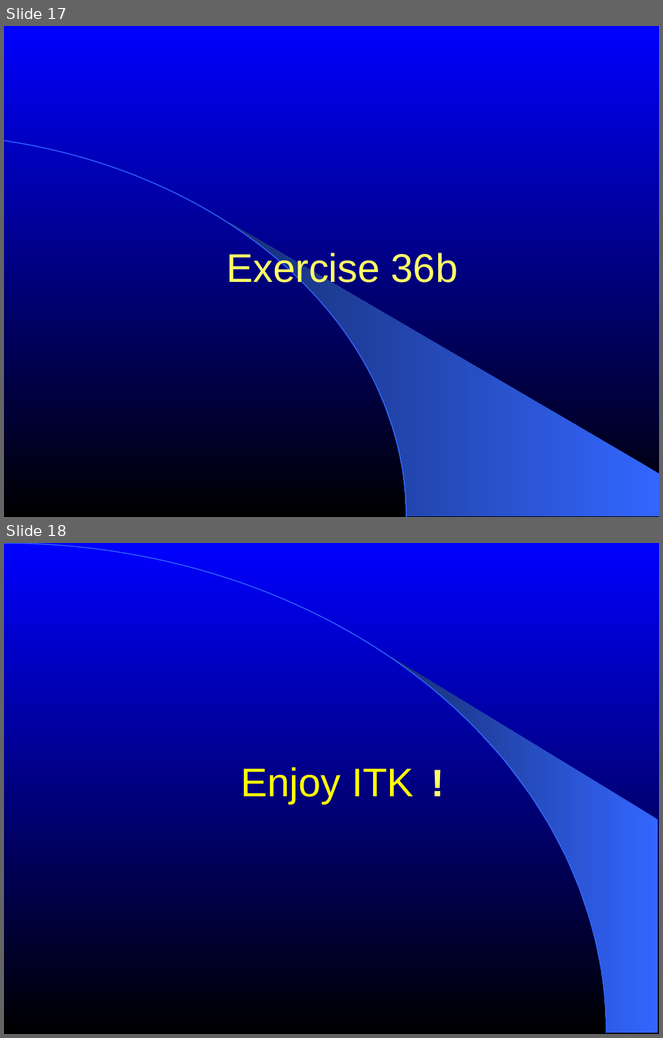
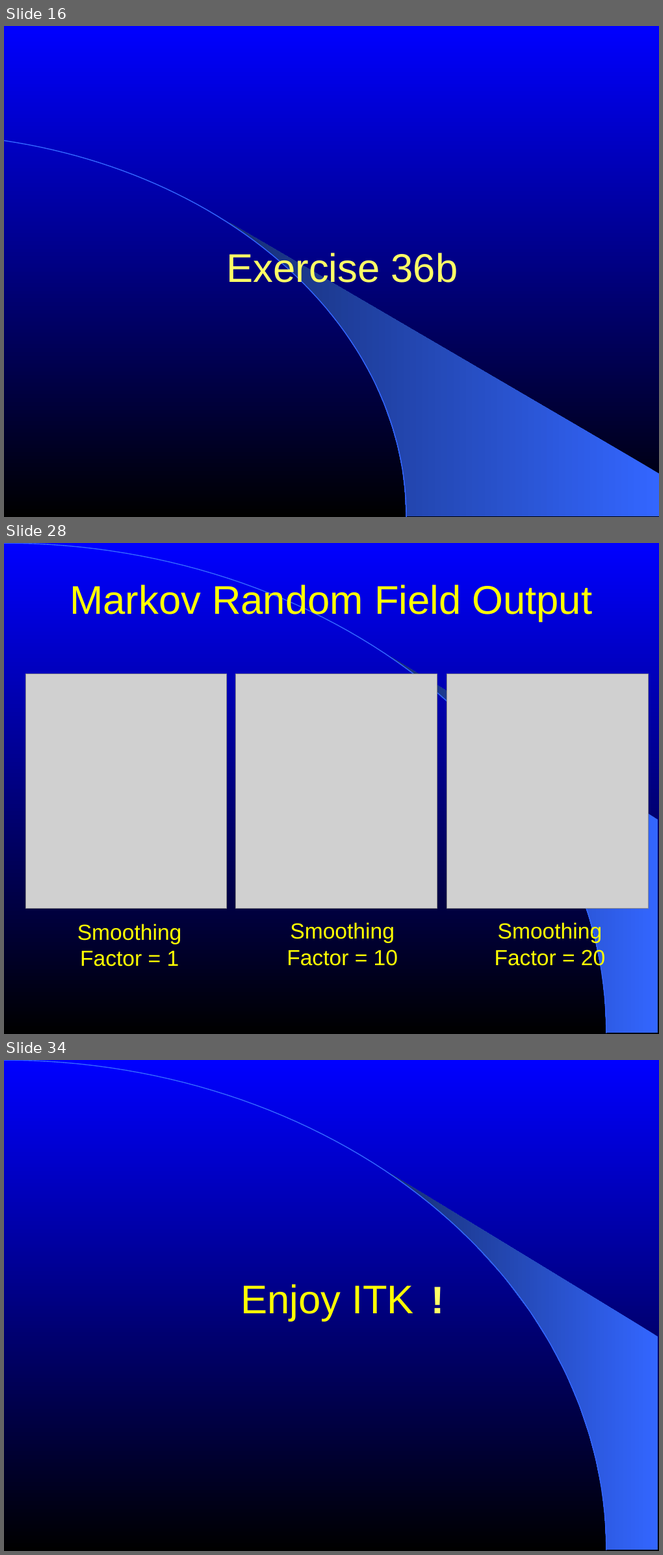
Before and after one commit to NA-MIC/NAMICSandBox, a slide deck: ITKAdvancedCourse/doc/presentations/Insight-StatisticalClassification.ppt. Shown one above the other, each under a label of ours: slides 17 and 18 before the commit, slides 16, 28 and 34 after it; the slides between them are not shown. The pictures are 663x1038 and 663x1555 pixels, drawn with LibreOffice and Linux fonts; fonts in the diff are those of the drawing; grey boxes stand for pictures. Boxes give left, top, right and bottom in pixels: in the first picture for what was removed or moved away, otherwise in the second. Text is boxed around its words. In the diff, an @@ line names an element or a change of style, - is before the commit and + after.

Commit message:
ENH: Completed the section on Markov Random Fields.

```diff
--- a/ITKAdvancedCourse/doc/presentations/Insight-StatisticalClassification.ppt
+++ b/ITKAdvancedCourse/doc/presentations/Insight-StatisticalClassification.ppt
@@ slide 28 added at box(4, 543, 659, 1034), background gradient #0000FF to #000000; not listed: 2 template elements that a slide beside it also shows @@
@@ title added at box(70, 582, 593, 622), 44 pt, text #FFFF00 @@
+Markov Random Field Output
@@ picture added at box(25, 674, 227, 908) @@
@@ picture added at box(236, 674, 437, 908) @@
@@ picture added at box(447, 674, 648, 908) @@
@@ text added at box(77, 924, 182, 967), 24 pt, text #FFFF00 @@
+Smoothing
+Factor = 1
@@ text added at box(287, 923, 398, 966), 24 pt, text #FFFF00 @@
+Smoothing
+Factor = 10
@@ text added at box(495, 922, 605, 970), 24 pt, text #FFFF00 @@
+Smoothing
+Factor = 20
@@ what was slide 17 is now slide 16 @@
@@ what was slide 18 is now slide 34 @@
```
Also in this commit, not shown: 4 slides changed, 15 other slides added.
